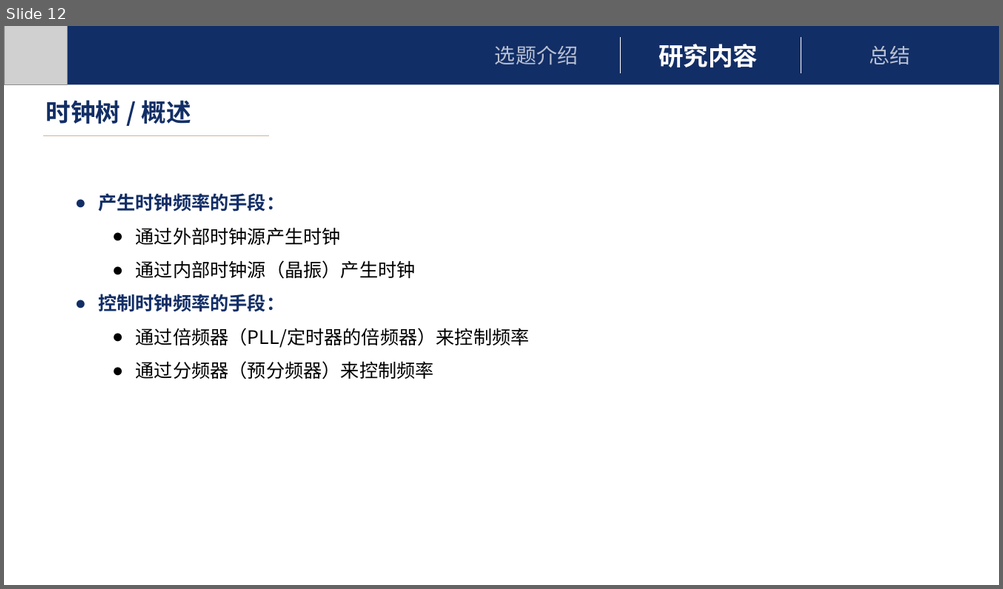
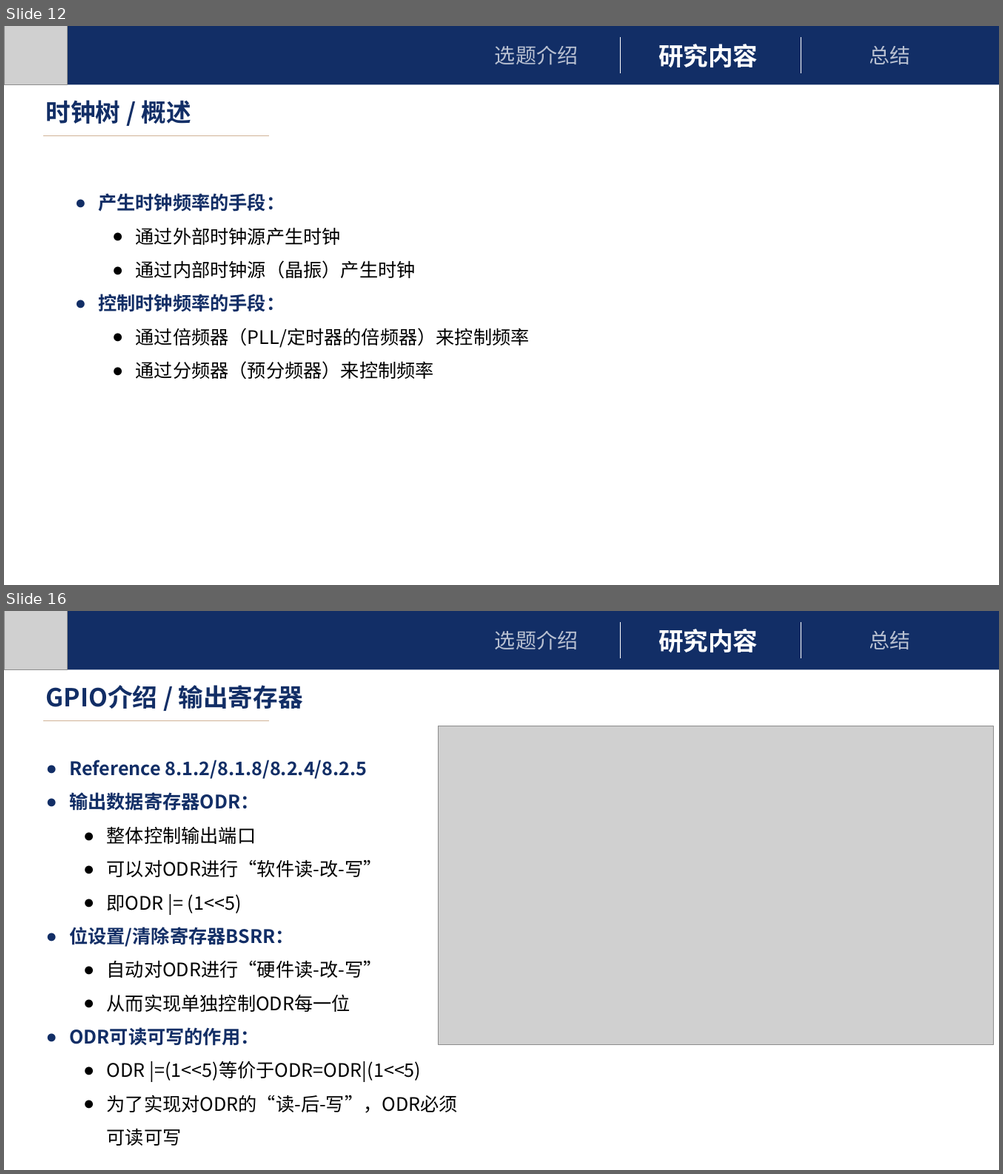
Before and after one commit to FINALxxx/UBL, a slide deck: UBL.pptx. Shown one above the other, each under a label of ours: slide 12 before the commit, slides 12 and 16 after it; the slides between them are not shown. The pictures are 1003x589 and 1003x1174 pixels, drawn with LibreOffice and Linux fonts; fonts in the diff are those of the drawing; grey boxes stand for pictures. Boxes give left, top, right and bottom in pixels: in the first picture for what was removed or moved away, otherwise in the second. Text is boxed around its words. In the diff, an @@ line names an element or a change of style, - is before the commit and + after.

```diff
--- a/UBL.pptx
+++ b/UBL.pptx
@@ slide 16 added at bbox=[4, 611, 999, 1170], background #FFFFFF @@
@@ rectangle added at bbox=[4, 611, 999, 670], fill #122E66, 20 pt, text #FFFFFF at 70% opacity @@
+  选题介绍
@@ picture added at bbox=[4, 611, 68, 670] @@
@@ line added from (620, 622) to (620, 659), #FFFFFF 0.5 pt @@
@@ text added at bbox=[658, 629, 757, 652], 24 pt, text #FFFFFF, bold @@
+  研究内容
@@ line added from (801, 622) to (801, 659), #FFFFFF 0.5 pt @@
@@ text added at bbox=[869, 631, 910, 649], 20 pt, text #FFFFFF at 70% opacity @@
+  总结
@@ text added at bbox=[46, 685, 303, 709], 24 pt, text #122E66, bold @@
+GPIO介绍 / 输出寄存器
@@ line added from (43, 721) to (269, 721), #D0B296 0.5 pt @@
@@ picture added at bbox=[438, 726, 993, 1045] @@
@@ text added at bbox=[69, 760, 458, 1113], 18 pt, text #000000 @@
+● Reference 8.1.2/8.1.8/8.2.4/8.2.5
+● 输出数据寄存器ODR：
+  ● 整体控制输出端口
+  ● 可以对ODR进行“软件读-改-写”
+  ● 即ODR |= (1<<5)
+● 位设置/清除寄存器BSRR：
+  ● 自动对ODR进行“硬件读-改-写”
+  ● 从而实现单独控制ODR每一位
+● ODR可读可写的作用：
+  ● ODR |=(1<<5)等价于ODR=ODR|(1<<5)
+  ● 为了实现对ODR的“读-后-写”，ODR必须可读可写
```
Also in this commit, not shown: 14 slides changed.
